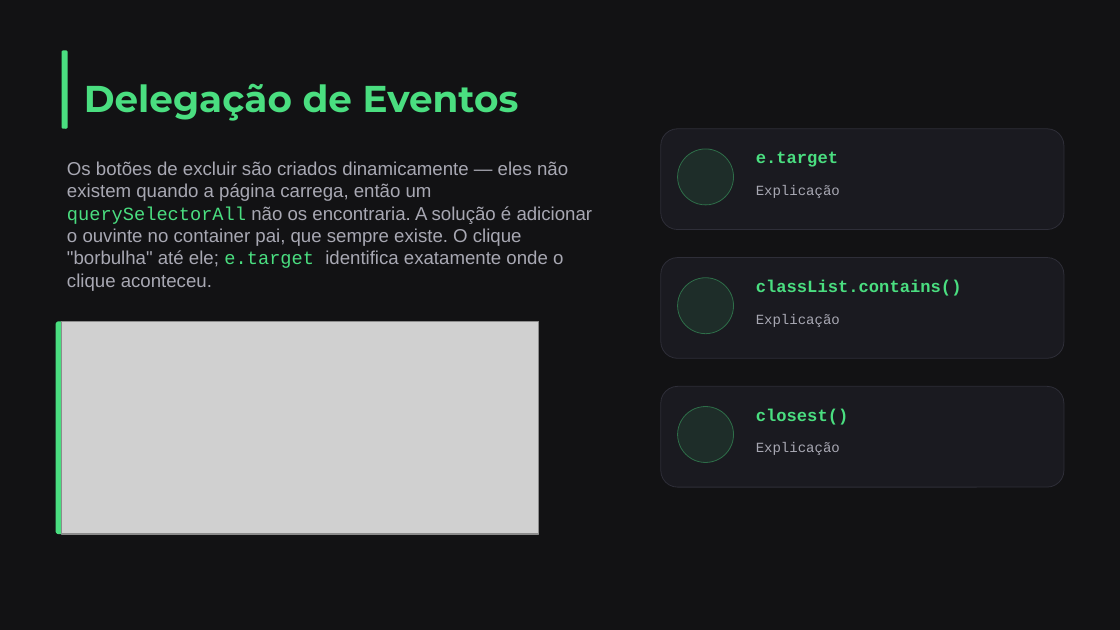
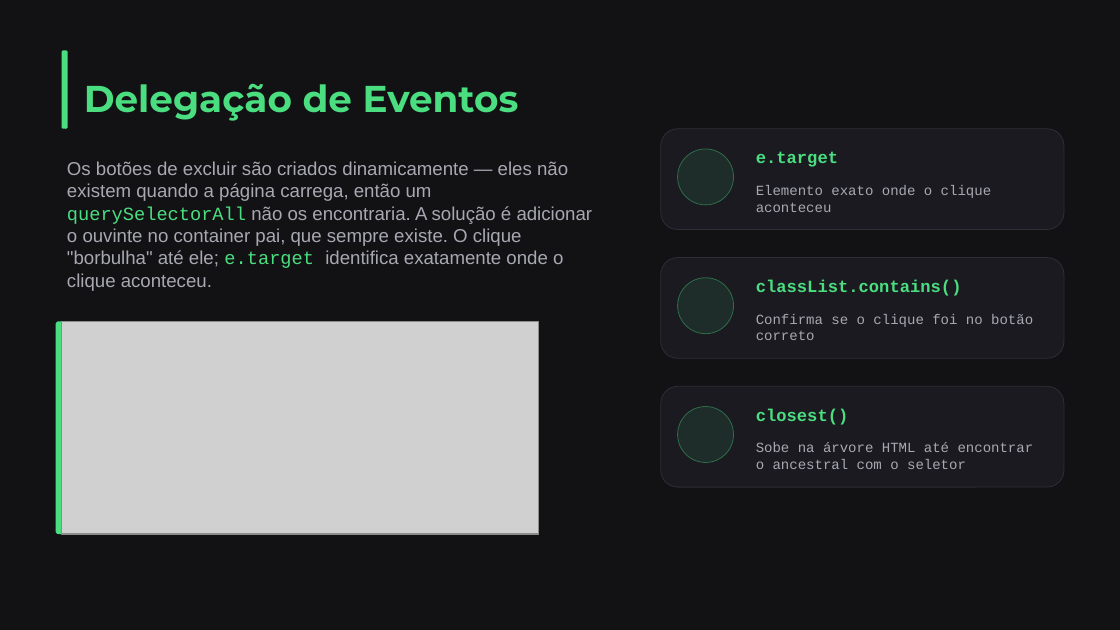
Before and after one commit to PaulinhoADS/AS64C-Certificadora-De-Competencia-Comum---Turma-N14---2026-1---Projeto-ADSTech, a slide deck: slide 2 of REA-Conteudo/slides/JavaScript/Carrinho.pptx. Drawn at 1120x630 pixels with LibreOffice and Linux fonts; fonts in the diff are those of the drawing; grey boxes stand for pictures. Boxes give left, top, right and bottom in pixels: in the first picture for what was removed or moved away, otherwise in the second. Text is boxed around its words. In the diff, an @@ line names an element or a change of style, - is before the commit and + after.

Commit message:
docs: arrumando slide

```diff
--- a/REA-Conteudo/slides/JavaScript/Carrinho.pptx
+++ b/REA-Conteudo/slides/JavaScript/Carrinho.pptx
@@ text at bbox=[756, 185, 991, 212]: text changed @@
-Explicação
+Elemento exato onde o clique aconteceu
@@ text at bbox=[756, 314, 1033, 340]: text changed @@
-Explicação
+Confirma se o clique foi no botão correto
@@ text at bbox=[756, 442, 1034, 469]: text changed @@
-Explicação
+Sobe na árvore HTML até encontrar o ancestral com o seletor
```
